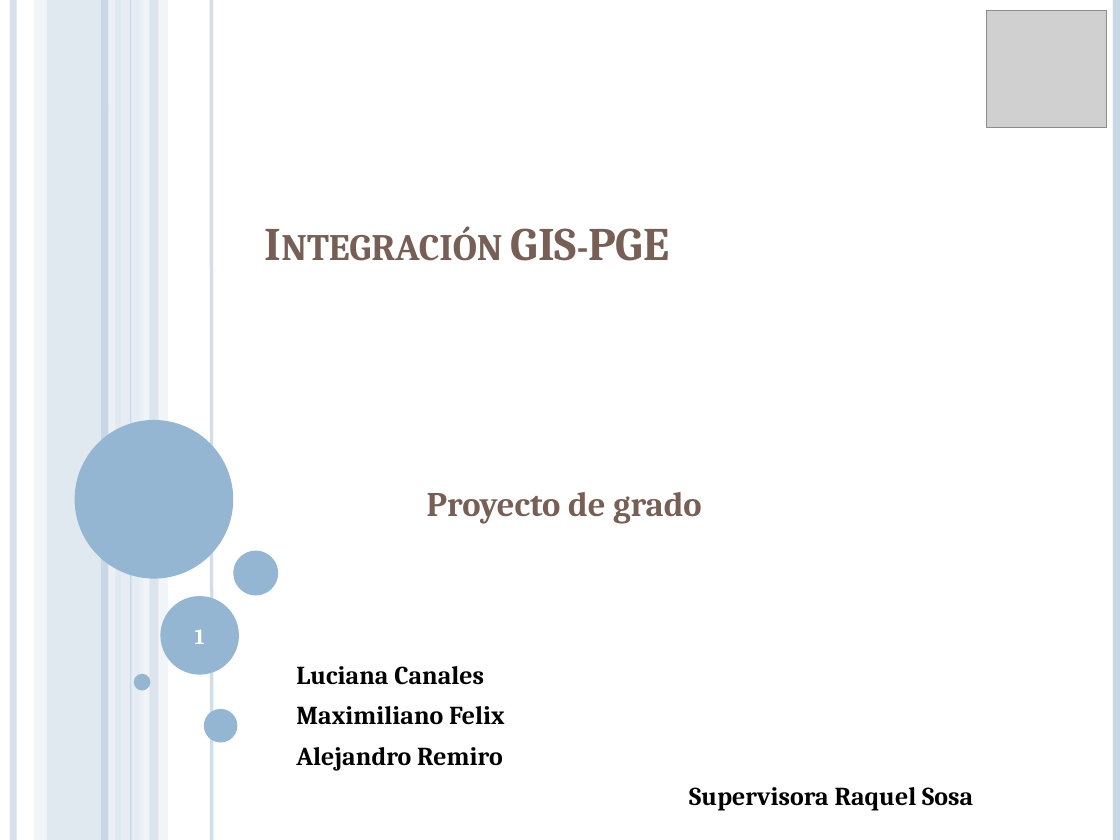
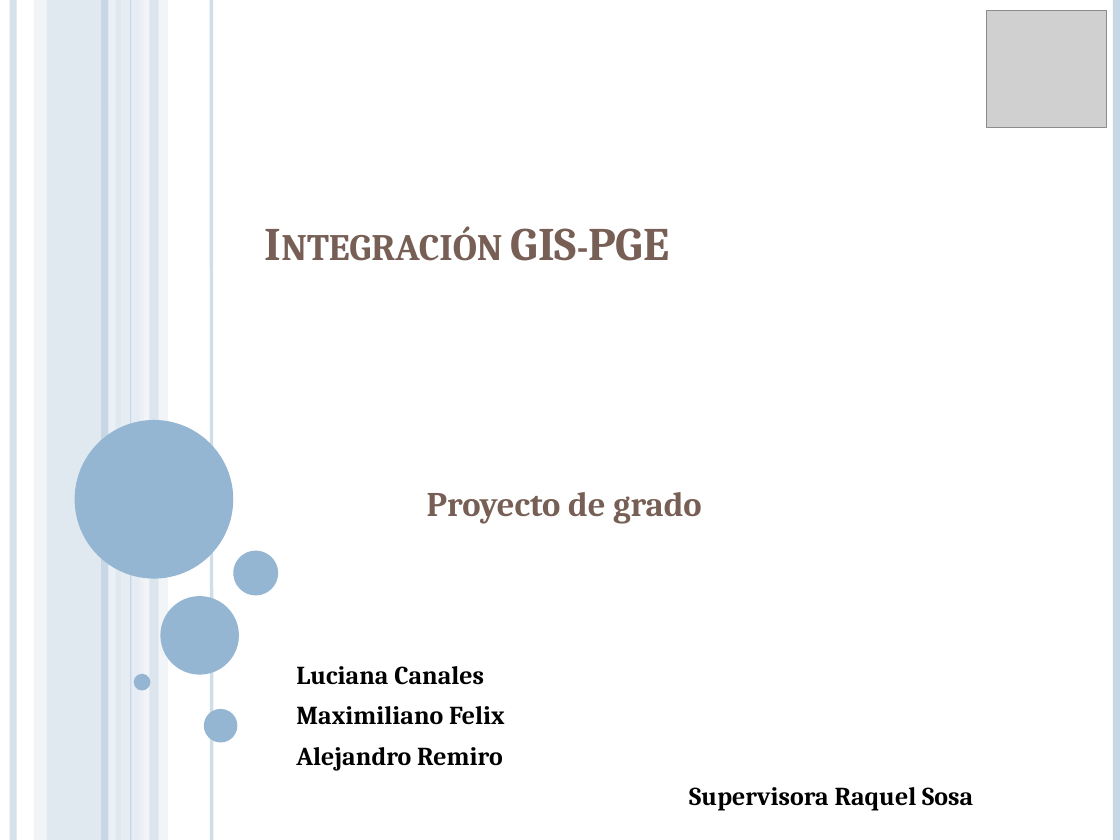
Before and after one commit to lcpaso1/integracion-gis-pge, a slide deck: slide 1 of Presentacion.pptx. Drawn at 1120x840 pixels with LibreOffice and Linux fonts; fonts in the diff are those of the drawing; grey boxes stand for pictures. Boxes give left, top, right and bottom in pixels: in the first picture for what was removed or moved away, otherwise in the second. Text is boxed around its words. In the diff, an @@ line names an element or a change of style, - is before the commit and + after.

```diff
--- a/Presentacion.pptx
+++ b/Presentacion.pptx
@@ page number removed at <box>195,629,205,644</box> @@
-1
```
Also in this commit, not shown: 4 other slides changed, 1 other file.
